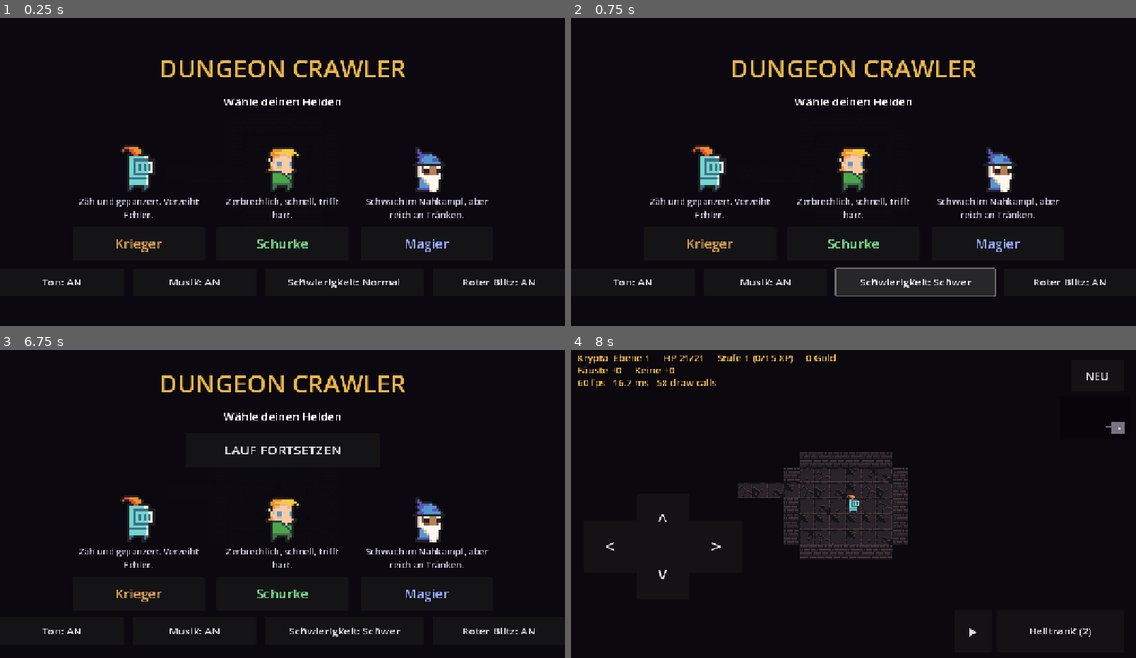
Above: before the commit, frames 1-4 (two rows, left to right).
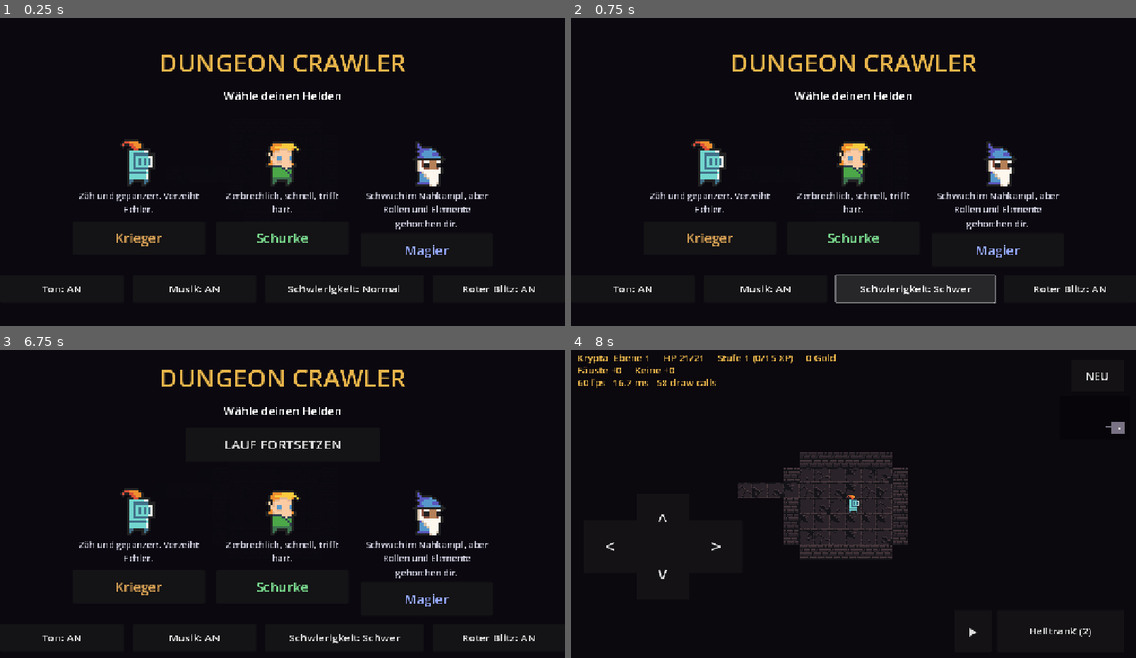
Above: after the commit, the same moments.

Repository: GermanDudeXX/dungeon-crawler
Game: Godot game, scene res://scenes/main.tscn
Same seed, same stepped clock (60 frames per second), same inputs: the game is played once before the commit and once after it.
Inputs:
- Up to frame 1 (0.25 s): no input
- Up to frame 2 (0.75 s): click "Schwierigkeit: Normal" at 0.5 s
- Up to frame 3 (6.75 s): click "Krieger" at 1.25 s; click "^" at 2 s; click "v" at 2.75 s; click "<" at 3.5 s; click ">" at 4.25 s; click "Heiltrank (2)" at 5 s; click "▶" at 5.75 s; click "NEU" at 6.5 s
- Up to frame 4 (8 s): click "LAUF FORTSETZEN" at 7.25 s

The runs differ from the first frame. In frame 1, 6.8% of the frame differs, in the area x 7-95%, y 11-90%; in frame 2, 8.2%, in the area x 7-95%, y 11-93%; in frame 3, 7.2%; in frame 4, nothing differs.

Commit message:
Godot: Startausrüstung je Klasse
Die drei Klassen unterschieden sich nur in Zahlen. Jetzt tragen sie das,
was constants.py ihnen gibt: der Krieger zwei Heiltränke, der Schurke
einen Eiletrank und eine Blitzreise, der Magier einen Schild-Trank, zwei
Feuerbälle und eine Enthüllung - und Flammen an den bloßen Fäusten,
denn "Elemente gehorchen dir" soll nicht nur im Klappentext stehen.

Der Selbsttest legt jede Klasse an und vergleicht die Ausrüstung mit
ihrer eigenen Tabelle, und prüft, dass keine zwei identisch starten.

Co-Authored-By: Claude Opus 5 <noreply@anthropic.com>
Claude-Session: https://claude.ai/code/session_01WQiUvBCjkdxtXigdz77eh9

Diff:
--- a/godot/scripts/data.gd
+++ b/godot/scripts/data.gd
@@ -151,22 +151,25 @@
 		"id": "warrior", "name": "Krieger", "sprite": "knight_m_idle_anim_f0",
 		"color": Color8(214, 160, 84),
 		"hp_mult": 1.4, "power": 1, "defense": 2,
-		"potions": 2, "weapon": 0, "armour": 0,
+		"potions": {"healing": 2}, "scrolls": {}, "weapon": 0, "armour": 0,
 		"blurb": "Zäh und gepanzert. Verzeiht Fehler.",
 	},
 	{
 		"id": "rogue", "name": "Schurke", "sprite": "elf_m_idle_anim_f0",
 		"color": Color8(120, 214, 140),
 		"hp_mult": 0.85, "power": 2, "defense": 0,
-		"potions": 3, "weapon": 1, "armour": 0,
+		"potions": {"healing": 1, "haste": 1}, "scrolls": {"teleport": 1},
+		"weapon": 1, "armour": 0,
 		"blurb": "Zerbrechlich, schnell, trifft hart.",
 	},
 	{
 		"id": "mage", "name": "Magier", "sprite": "wizzard_m_idle_anim_f0",
 		"color": Color8(150, 170, 255),
 		"hp_mult": 0.8, "power": 0, "defense": 0,
-		"potions": 4, "weapon": 0, "armour": 0,
-		"blurb": "Schwach im Nahkampf, aber reich an Tränken.",
+		"potions": {"healing": 1, "shield": 1},
+		"scrolls": {"fireball": 2, "reveal": 1},
+		"weapon": 0, "armour": 0, "element": "fire",
+		"blurb": "Schwach im Nahkampf, aber Rollen und Elemente gehorchen dir.",
 	},
 ]
 const DEFAULT_CLASS := "warrior"
--- a/godot/scripts/entities.gd
+++ b/godot/scripts/entities.gd
@@ -72,8 +72,20 @@
 		base_defense += int(info["defense"])
 		weapon = int(info["weapon"])
 		armour = int(info["armour"])
-		potions = int(info["potions"])
-		potion_counts = {Data.DEFAULT_POTION: potions}
+		# The opening hand, spelled out per class the way constants.py
+		# spells it: the rogue starts with a way out, the mage with
+		# something to throw. A class that differs only in numbers is
+		# three of the same character.
+		potion_counts = {}
+		for id in info["potions"]:
+			add_potion(id, int(info["potions"][id]))
+		if potion_counts.has(Data.DEFAULT_POTION):
+			selected_potion = Data.DEFAULT_POTION
+		else:
+			selected_potion = next_potion()
+		for id in info.get("scrolls", {}):
+			scrolls[id] = int(info["scrolls"][id])
+		weapon_element = str(info.get("element", ""))
 
 	## What a buff adds up to across everything currently running. Two
 	## buffs that both raise power stack rather than one winning.
--- a/godot/scripts/selftest.gd
+++ b/godot/scripts/selftest.gd
@@ -75,6 +75,7 @@
 	_check_elements()
 	_check_up_stairs()
 	_check_boss_phases()
+	_check_classes()
 
 	for turn in _turns:
 		if _game.dead:
@@ -855,3 +856,34 @@
 			"%.2f gegen %.2f" % [float(cornered["power"]), float(hurt["power"])])
 	if not Data.boss_phase(100, 100).is_empty():
 		_complain("geheilter Boss bleibt wütend")
+
+
+## Each class has to start with what its own table says, and the three
+## have to differ - a class that is only a different number is three of
+## the same character.
+func _check_classes() -> void:
+	var hands := {}
+	for info in Data.CLASSES:
+		var hero = Entities.Player.new(info["id"], "normal")
+		for id in info["potions"]:
+			if int(hero.potion_counts.get(id, 0)) != int(info["potions"][id]):
+				_complain("Starttränke fehlen",
+					"%s: %s" % [info["id"], id])
+		for id in info.get("scrolls", {}):
+			if int(hero.scrolls.get(id, 0)) != int(info["scrolls"][id]):
+				_complain("Startrollen fehlen", "%s: %s" % [info["id"], id])
+		if hero.potions <= 0:
+			_complain("Klasse startet ohne jeden Trank", info["id"])
+		if not hero.potion_counts.has(hero.selected_potion):
+			_complain("gewählter Trank wird nicht getragen",
+				"%s: %s" % [info["id"], hero.selected_potion])
+		if hero.weapon_bonus() < 0 or hero.armour_bonus() < 0:
+			_complain("negative Startausrüstung", info["id"])
+		hands[info["id"]] = "%d/%d/%s/%s" % [
+			hero.max_hp, hero.base_power, str(hero.potion_counts), str(hero.scrolls)]
+	var seen_hands := {}
+	for id in hands:
+		if seen_hands.has(hands[id]):
+			_complain("zwei Klassen starten identisch",
+				"%s und %s" % [id, seen_hands[hands[id]]])
+		seen_hands[hands[id]] = id
